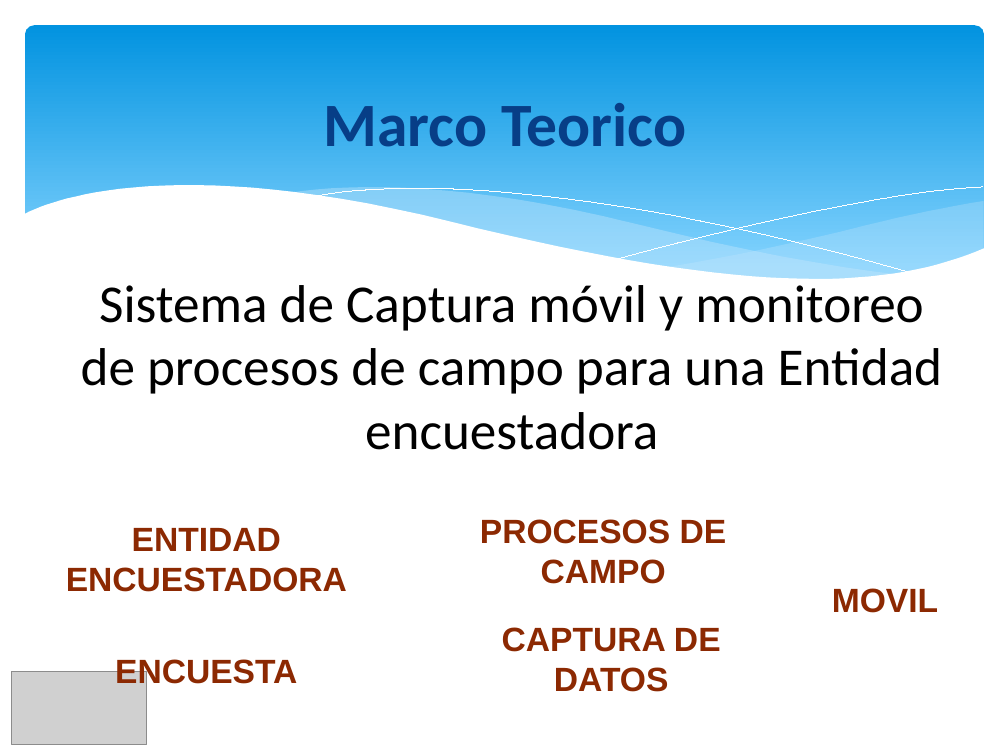
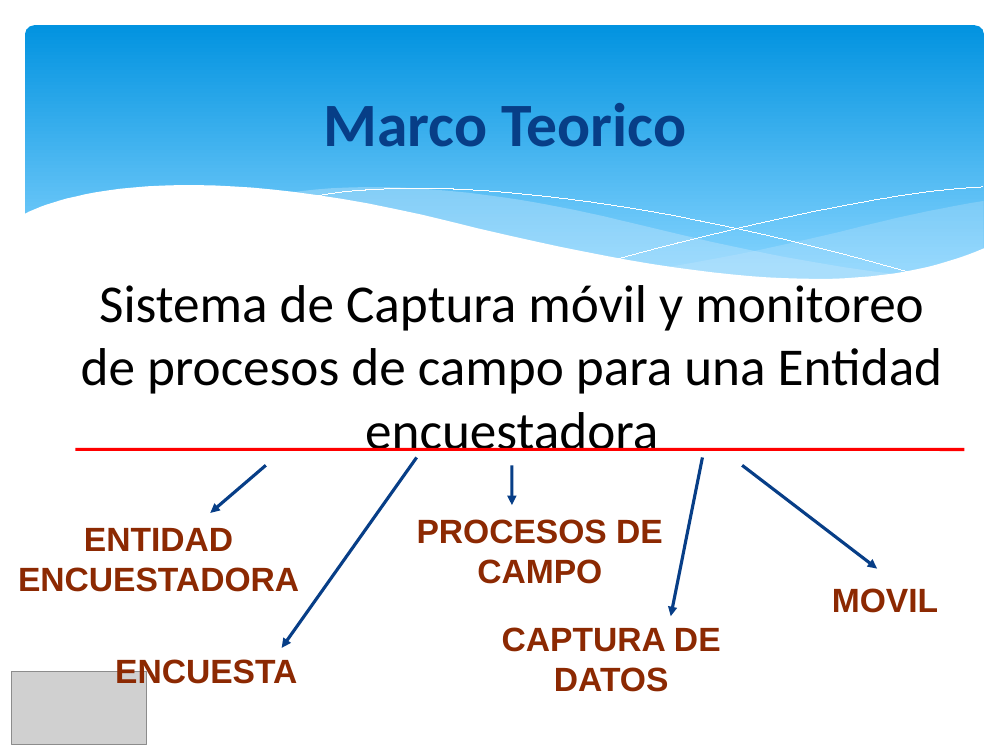
Before and after one commit to orlysemperfi/my-project-pi, a slide deck: slide 5 of PRESENTACION02/TRABAJO FINAL/PPT PI1 EFINAL.pptx. Drawn at 1008x756 pixels with LibreOffice and Linux fonts; fonts in the diff are those of the drawing; grey boxes stand for pictures. Boxes give left, top, right and bottom in pixels: in the first picture for what was removed or moved away, otherwise in the second. Text is boxed around its words. In the diff, an @@ line names an element or a change of style, - is before the commit and + after.

```diff
--- a/PRESENTACION02/TRABAJO FINAL/PPT PI1 EFINAL.pptx
+++ b/PRESENTACION02/TRABAJO FINAL/PPT PI1 EFINAL.pptx
@@ line added from (76, 450) to (965, 450), #FF0000 2.25 pt @@
@@ arrow added from (266, 466) to (211, 513), #073E87 2.25 pt @@
@@ arrow added from (416, 458) to (282, 648), #073E87 2.25 pt @@
@@ arrow added from (512, 466) to (512, 505), #073E87 2.25 pt @@
@@ arrow added from (703, 458) to (670, 616), #073E87 2.25 pt @@
@@ arrow added from (742, 466) to (877, 569), #073E87 2.25 pt @@
@@ text "PROCESOS DE CAMPO": place and size @@
-text "PROCESOS DE CAMPO" at (480, 519, 727, 584)
+text "PROCESOS DE CAMPO" at (417, 519, 663, 584)
@@ text "ENTIDAD ENCUESTADORA": place and size @@
-text "ENTIDAD ENCUESTADORA" at (66, 528, 347, 592)
+text "ENTIDAD ENCUESTADORA" at (18, 528, 299, 592)
```
Also in this commit, not shown: 5 other slides changed, 1 slide removed.
